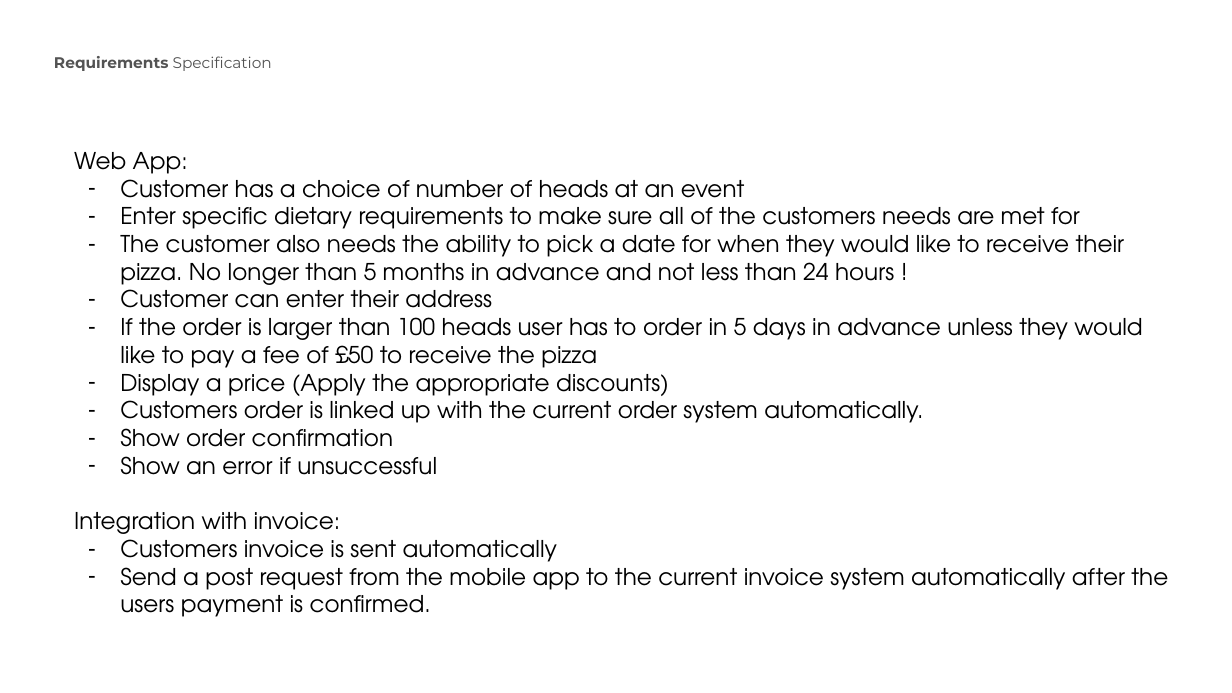
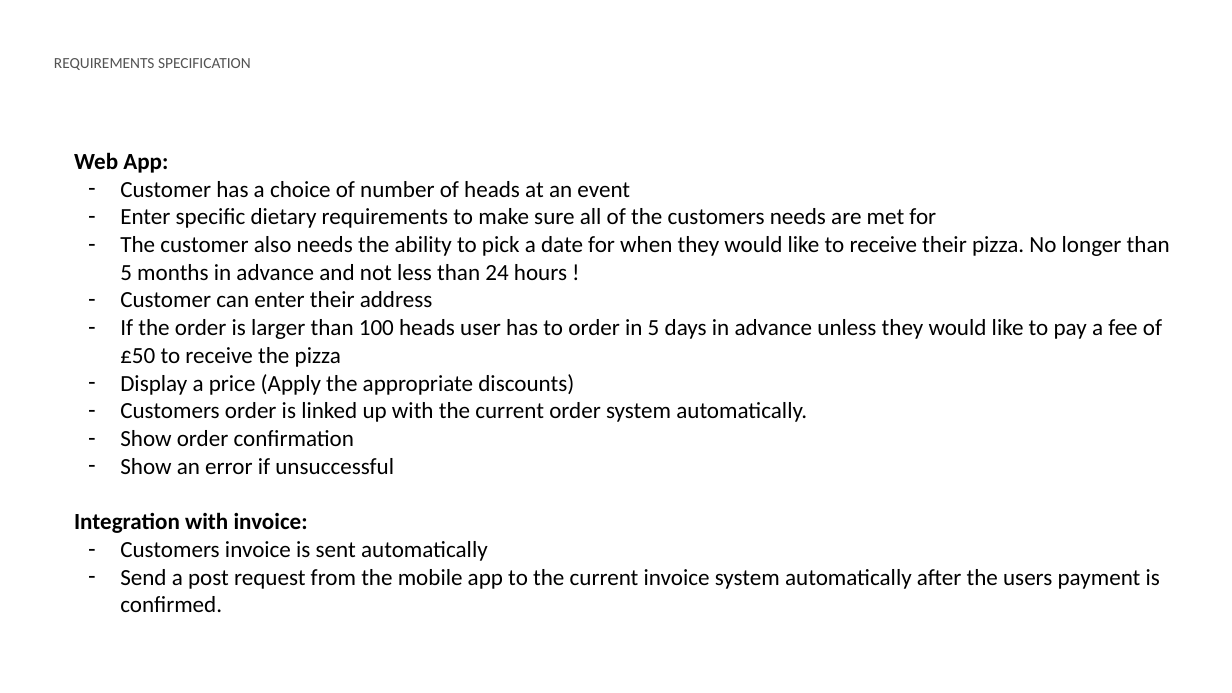
Before and after one commit to Joanajua/Quiz, a slide deck: slide 7 of Quiz - Documentation/QuizApp - Business Case.pptx. Drawn at 1232x693 pixels with LibreOffice and Linux fonts; fonts in the diff are those of the drawing. Boxes give left, top, right and bottom in pixels: in the first picture for what was removed or moved away, otherwise in the second. Text is boxed around its words. In the diff, an @@ line names an element or a change of style, - is before the commit and + after.

```diff
--- a/Quiz - Documentation/QuizApp - Business Case.pptx
+++ b/Quiz - Documentation/QuizApp - Business Case.pptx
@@ text at [54, 58, 251, 70]: text changed; font Montserrat to Calibri @@
-Requirements Specification
+REQUIREMENTS SPECIFICATION
@@ text "Web App:" at [74, 152, 1170, 612]: font TeX Gyre Adventor to Calibri; bold on in "Web App:", "Integration with invoice:" @@
```
Also in this commit, not shown: 6 other slides changed, 6 other files.
